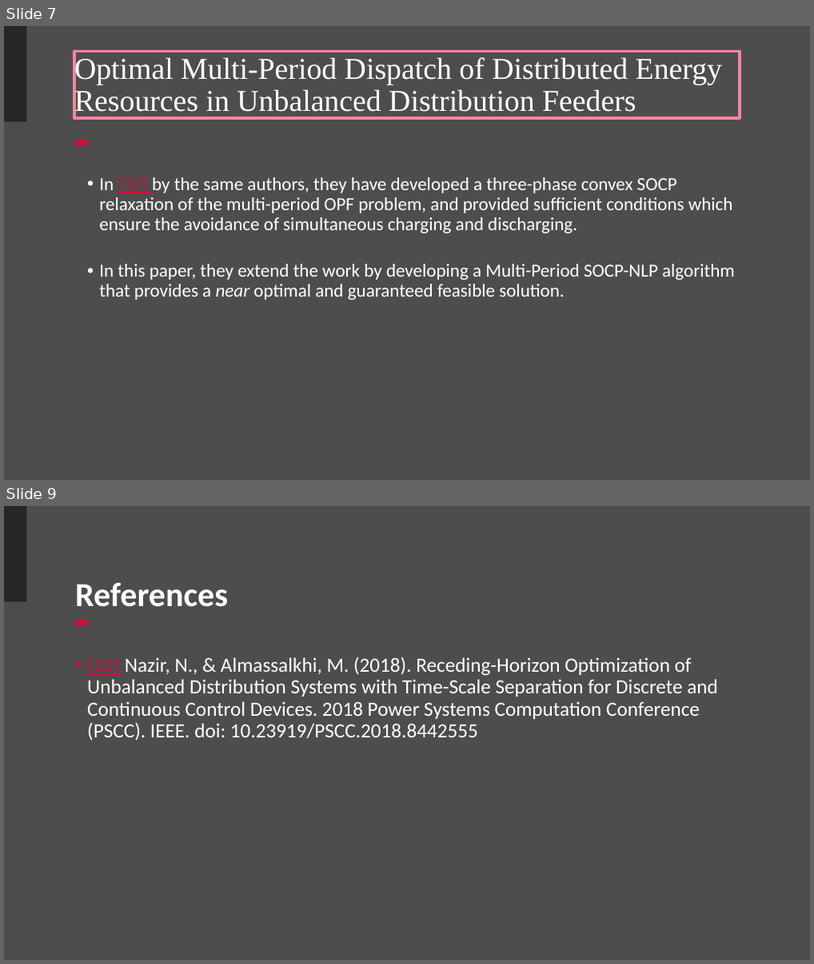
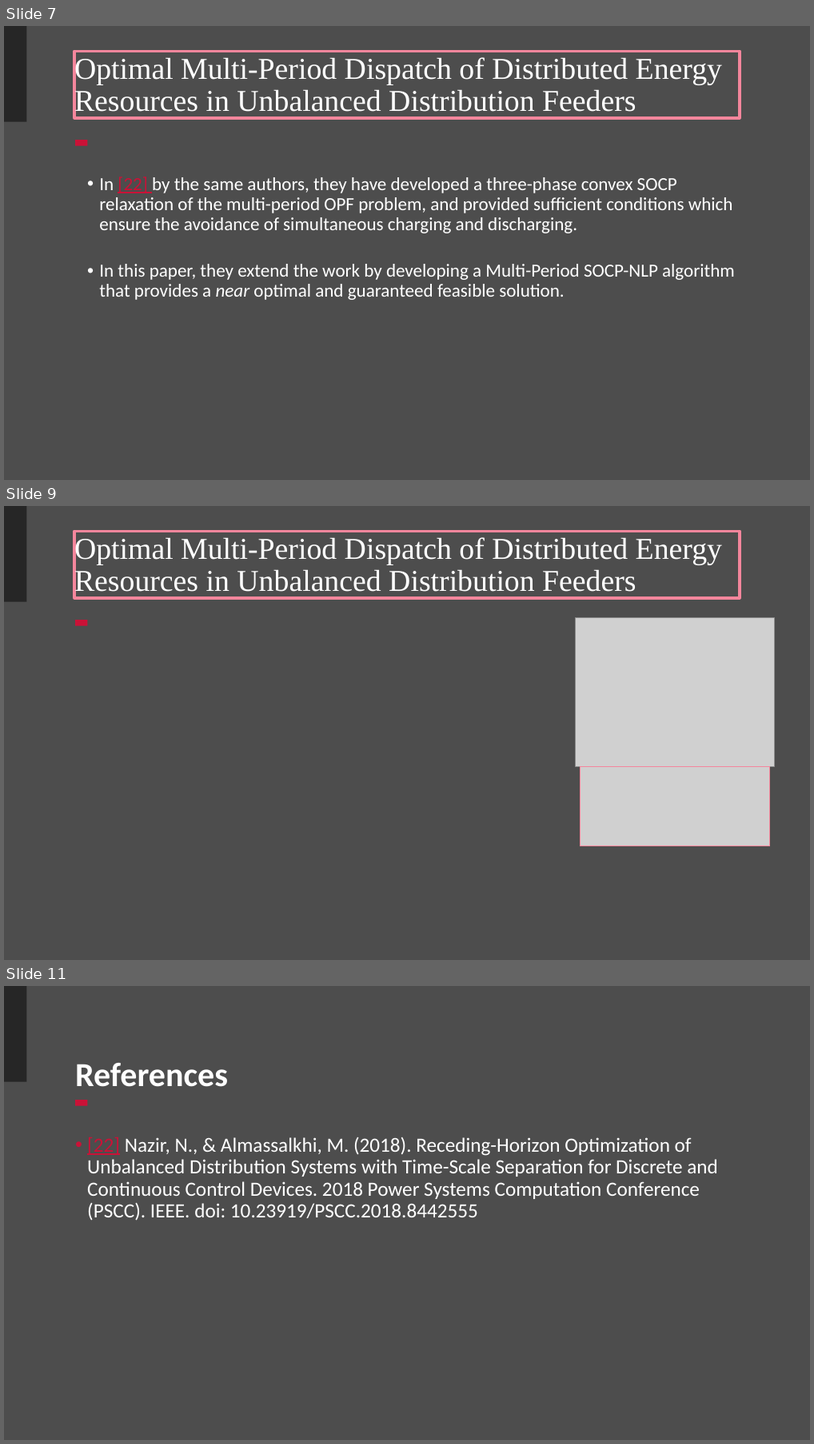
Before and after one commit to Realife-Brahmin/OriginalDocsHub, a slide deck: research_showcase/multiPeriodOptimization_aryan_ritwajeet_jha.pptx. Shown one above the other, each under a label of ours: slides 7 and 9 before the commit, slides 7, 9 and 11 after it; the slides between them are not shown. The pictures are 814x964 and 814x1444 pixels, drawn with LibreOffice and Linux fonts; fonts in the diff are those of the drawing; grey boxes stand for pictures; background and template pictures are left out. Boxes give left, top, right and bottom in pixels: in the first picture for what was removed or moved away, otherwise in the second. Text is boxed around its words. In the diff, an @@ line names an element or a change of style, - is before the commit and + after.

```diff
--- a/research_showcase/multiPeriodOptimization_aryan_ritwajeet_jha.pptx
+++ b/research_showcase/multiPeriodOptimization_aryan_ritwajeet_jha.pptx
@@ slide 9 added at (4, 506, 810, 960), background #4D4D4D; not listed: 2 template elements that a slide beside it also shows @@
@@ title added at (74, 531, 740, 598), outline #F4869C 3 pt, 36 pt, text #FFFFFF @@
+Optimal Multi-Period Dispatch of Distributed Energy Resources in Unbalanced Distribution Feeders
@@ picture added at (576, 618, 774, 767) @@
@@ picture added at (581, 767, 770, 846) @@
@@ what was slide 9 is now slide 11 @@
```
Also in this commit, not shown: 2 slides changed, 1 other slide added.
